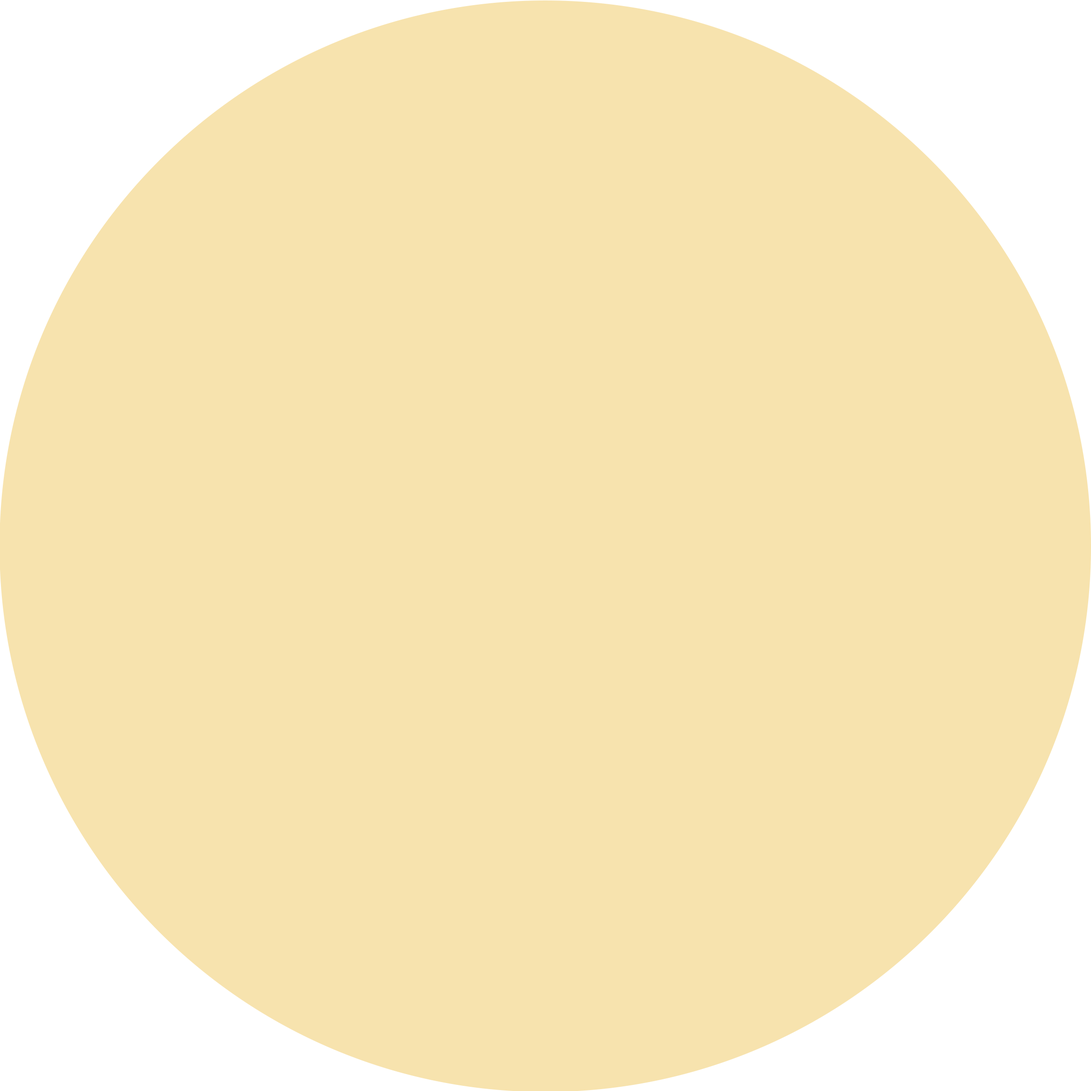
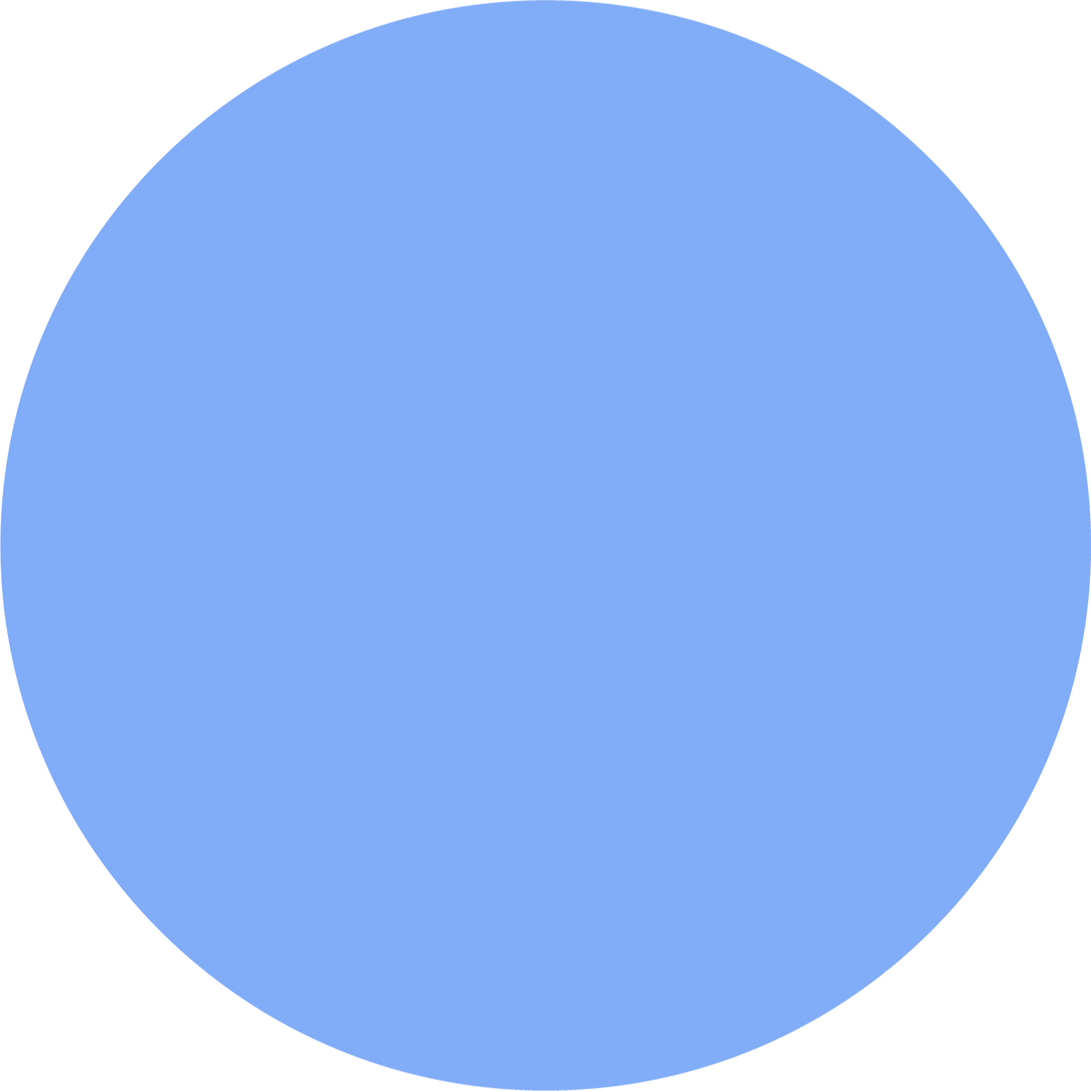
Layer changes from the first (1091, 1091) image to the second:
hid "Ellipse 1" over (x1=0, y1=0, x2=1091, y2=1091)
showed "jordy-blue-ellipse" over (x1=0, y1=0, x2=1091, y2=1091)
